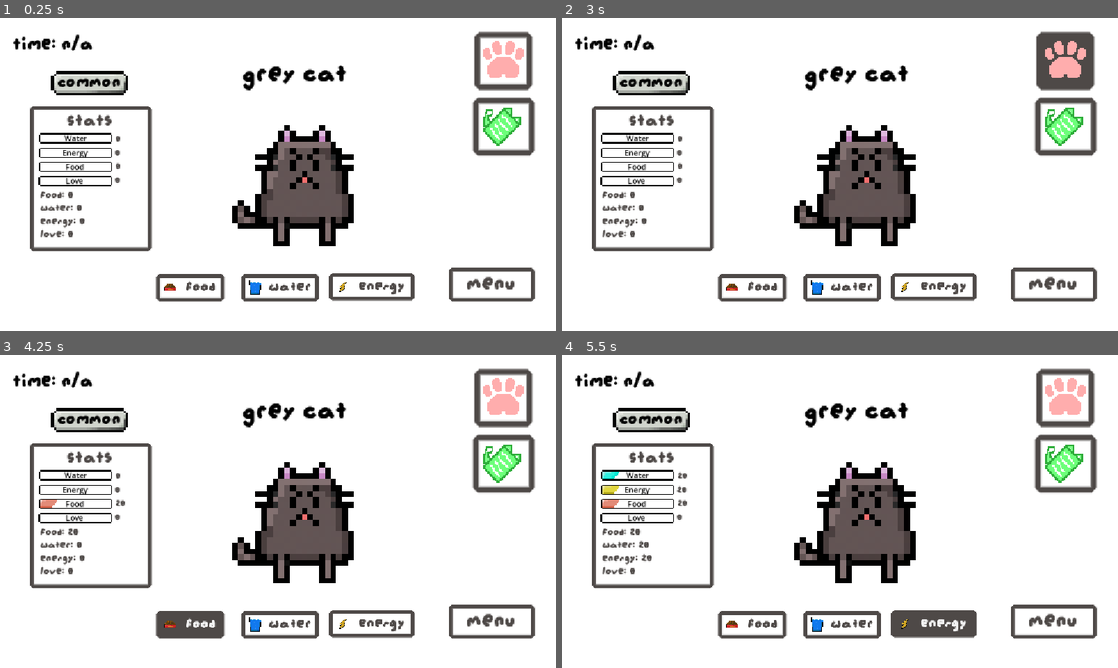
Above: before the commit, frames 1-4 (two rows, left to right).
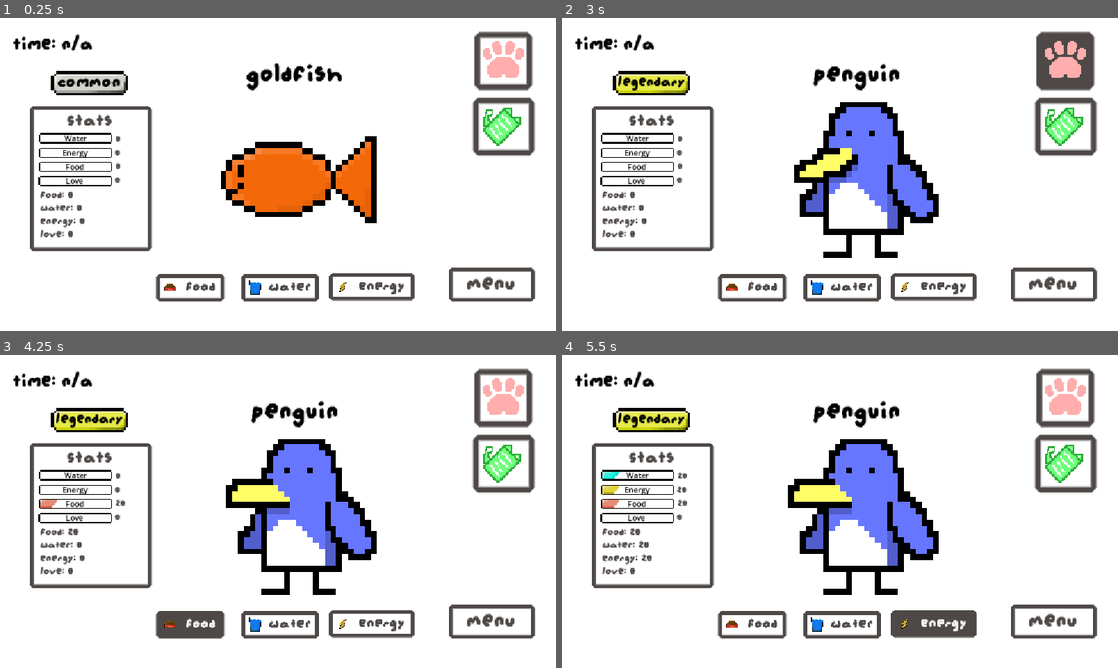
Above: after the commit, the same moments.

Repository: smallzdev/Tomagotchi-game
Game: Godot game, scene res://scenes/menus/main_game_scene.tscn
Same seed, same stepped clock (60 frames per second), same inputs: the game is played once before the commit and once after it. This scene is started directly instead of the project's main scene.
Inputs (mouse positions are in pixels of both pictures, inside the frame that each line leads up to):
- Up to frame 1 (0.25 s): no input
- Up to frame 2 (3 s): click (1067, 61) at 0.5 s; click "Back" at 1.25 s; click (1067, 127) at 2 s; click "Back" at 2.75 s
- Up to frame 3 (4.25 s): click "food" at 3.5 s
- Up to frame 4 (5.5 s): click "water" at 4.25 s; click "energy" at 5 s

The runs differ from the first frame. In frame 1, 8.2% of the frame differs, in the area x 39-68%, y 14-73%; in frame 2, 9.3%; in frame 3, 9.5%, in the area x 9-68%, y 14-77%; in frame 4, 9.5%.

Commit message:
RANDOMIZER WORKS YAY

Diff:
--- a/scripts/egg.gd
+++ b/scripts/egg.gd
@@ -10,7 +10,6 @@
 
 func _ready() -> void:
 	eggsprite.play("default")
-	randomize()
 	# generates random seed
 
 func _process(delta) -> void:
@@ -24,12 +23,6 @@
 			Global.hatched = true
 			eggsprite.play("cracked")
 			await get_tree().create_timer(2.0).timeout
-			var randomint = randi_range(1, 100)
-			if randomint <= 75:
-				print("2")
-				get_tree().change_scene_to_packed(maingame)
-			else:
-				print("1")
-				get_tree().change_scene_to_packed(maingame)
+			get_tree().change_scene_to_packed(maingame)
 	else:
 		holdsec=0
--- a/scripts/pet_equip.gd
+++ b/scripts/pet_equip.gd
@@ -143,7 +143,7 @@
 		equippedPetName.text = "Spider"
 		equippedPetSprite.animation - "spider"
 	equippedPetSprite.frame = 0
-# when adding more pets, remember to update this code
+# when adding more pets, remember to update this code + pet_sprite.gd....
 
 # The following code is really REALLY messy, ill fix it
 # shortly in a code cleaning update. For now, I'm mainly
--- a/scripts/pet_sprite.gd
+++ b/scripts/pet_sprite.gd
@@ -1,6 +1,7 @@
 extends Area2D
 
 @onready var petSprite = %PetSprite
+@onready var petName = $"../petSpriteTitle"
 
 # stat label
 @onready var statText = %statTextLabel
@@ -14,6 +15,60 @@
 @onready var energyStatBar = %energyStatBar
 @onready var foodStatBar = %foodStatBar
 @onready var loveStatBar = %loveStatBar
+
+func _ready() -> void:
+	randomize()
+	var gacha = randi_range(1, 100)
+	if gacha <= 75:
+		print("common")
+		Global.pet = [1, 2, 3, 4, 5, 6]
+		var commonrandom = Global.pet.pick_random()
+		Global.pet = commonrandom
+	else:
+		print("legendary")
+		Global.pet = [7, 8, 9]
+		var legendaryrandom = Global.pet.pick_random()
+		Global.pet = legendaryrandom
+	loadEquippedPet()
+	print(Global.pet)
+
+func loadEquippedPet():
+# Pet 1 - Ginger Cat
+	if Global.pet == 1:
+		petName.text = "Ginger Cat"
+		petSprite.animation = "ginger cat"
+# Pet 2 - Grey Cat
+	if Global.pet == 2:
+		petName.text = "Grey Cat"
+		petSprite.animation = "grey cat"
+# Pet 3 - Cat3
+	if Global.pet == 3:
+		petName.text = "Cat3"
+		petSprite.animation = "cat3"
+# pet 4 - Goldfish
+	if Global.pet == 4:
+		petName.text = "Goldfish"
+		petSprite.animation = "goldfish"
+# Pet 5 - Ghost
+	if Global.pet == 5:
+		petName.text = "Ghost"
+		petSprite.animation = "ghost"
+# Pet 6 - Pumpkin
+	if Global.pet == 6:
+		petName.text = "Pumpkin"
+		petSprite.animation = "pumpkin"
+# Pet 7 - Penguin
+	if Global.pet == 7:
+		petName.text = "Penguin"
+		petSprite.animation = "penguin"
+# Pet 8 - Baby Chicken
+	if Global.pet == 8:
+		petName.text = "Baby Chicken"
+		petSprite.animation = "baby chicken"
+	if Global.pet == 9:
+		petName.text = "Spider"
+		petSprite.animation - "spider"
+	petSprite.frame = 0
 
 # petting function, so when you click on the cat this runs
 # you may need to expand the collisionshape since it
